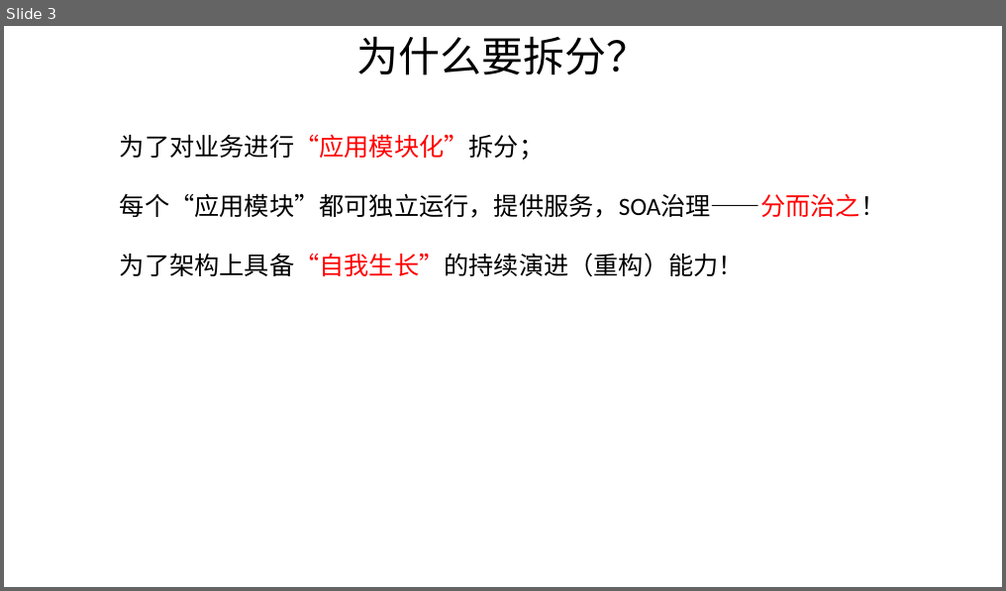
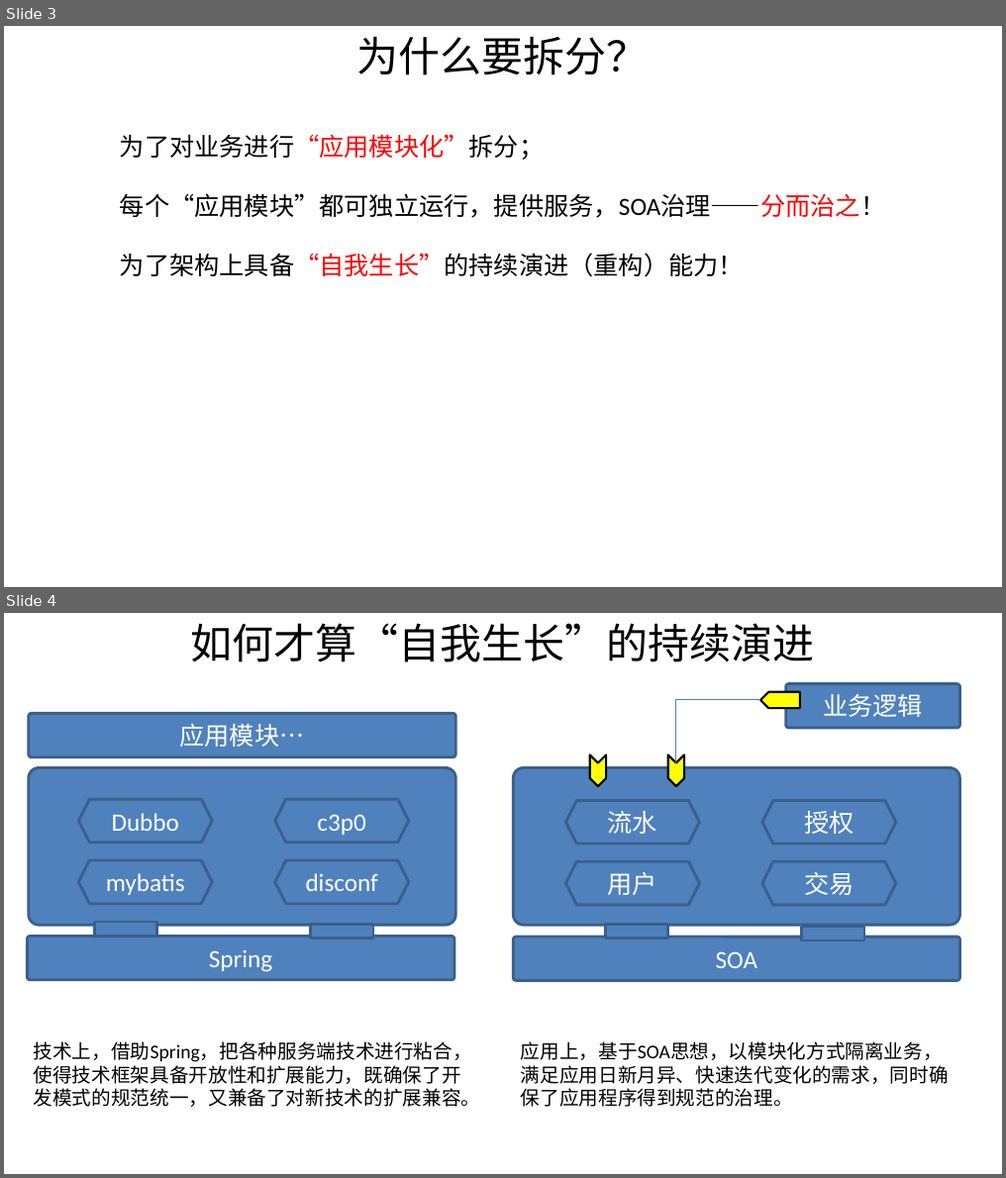
Before and after one commit to shiyunlai/tistools, a slide deck: TIStools.pptx. Shown one above the other, each under a label of ours: slide 3 before the commit, slides 3 and 4 after it. The pictures are 1006x591 and 1006x1178 pixels, drawn with LibreOffice and Linux fonts; fonts in the diff are those of the drawing. Boxes give left, top, right and bottom in pixels: in the first picture for what was removed or moved away, otherwise in the second. Text is boxed around its words. In the diff, an @@ line names an element or a change of style, - is before the commit and + after.

```diff
--- a/TIStools.pptx
+++ b/TIStools.pptx
@@ slide 4 added at (4,613,1002,1174), background #FFFFFF @@
@@ text added at (191,623,815,663), 30 pt, text #000000 @@
+如何才算“自我生长”的持续演进
@@ elbow line added from (760, 700) to (676, 762), #4B7EBC 0.75 pt @@
@@ pentagon arrow added at (760,692,799,708), fill #FFFF00, outline #000000 1.5 pt @@
@@ rounded rectangle added at (785,684,959,728), fill #4F81BD, outline #3A5F8C 2 pt, 18 pt, text #FFFFFF @@
+业务逻辑
@@ rounded rectangle added at (29,714,456,758), fill #4F81BD, outline #3A5F8C 2 pt, 18 pt, text #FFFFFF @@
+应用模块…
@@ chevron added at (589,756,605,786), fill #FFFF00, outline #000000 1.5 pt @@
@@ chevron added at (668,756,684,786), fill #FFFF00, outline #000000 1.5 pt @@
@@ rounded rectangle added at (29,767,456,924), fill #4F81BD, outline #3A5F8C 2 pt @@
@@ rounded rectangle added at (513,767,960,924), fill #4F81BD, outline #3A5F8C 2 pt @@
@@ hexagon added at (79,799,213,843), fill #4F81BD, outline #3A5F8C 2 pt, 18 pt, text #FFFFFF @@
+Dubbo
@@ hexagon added at (275,799,409,843), fill #4F81BD, outline #3A5F8C 2 pt, 18 pt, text #FFFFFF @@
+c3p0
@@ hexagon added at (566,801,700,844), fill #4F81BD, outline #3A5F8C 2 pt, 18 pt, text #FFFFFF @@
+流水
@@ hexagon added at (762,801,896,844), fill #4F81BD, outline #3A5F8C 2 pt, 18 pt, text #FFFFFF @@
+授权
@@ hexagon added at (79,861,213,903), fill #4F81BD, outline #3A5F8C 2 pt, 18 pt, text #FFFFFF @@
+mybatis
@@ hexagon added at (275,861,409,903), fill #4F81BD, outline #3A5F8C 2 pt, 18 pt, text #FFFFFF @@
+disconf
@@ hexagon added at (566,861,700,904), fill #4F81BD, outline #3A5F8C 2 pt, 18 pt, text #FFFFFF @@
+用户
@@ hexagon added at (762,861,896,904), fill #4F81BD, outline #3A5F8C 2 pt, 18 pt, text #FFFFFF @@
+交易
@@ rounded rectangle added at (27,937,454,980), fill #4F81BD, outline #3A5F8C 2 pt, 18 pt, text #FFFFFF @@
+Spring
@@ rectangle added at (95,921,157,936), fill #4F81BD, outline #3A5F8C 2 pt @@
@@ rectangle added at (310,924,373,939), fill #4F81BD, outline #3A5F8C 2 pt @@
@@ rounded rectangle added at (513,938,960,981), fill #4F81BD, outline #3A5F8C 2 pt, 18 pt, text #FFFFFF @@
+SOA
@@ rectangle added at (605,924,667,939), fill #4F81BD, outline #3A5F8C 2 pt @@
@@ rectangle added at (801,928,864,942), fill #4F81BD, outline #3A5F8C 2 pt @@
@@ text added at (34,1042,481,1107), 14 pt, text #000000 @@
+技术上，借助Spring，把各种服务端技术进行粘合，使得技术框架具备开放性和扩展能力，既确保了开发模式的规范统一，又兼备了对新技术的扩展兼容。
@@ text added at (521,1042,948,1107), 14 pt, text #000000 @@
+应用上，基于SOA思想，以模块化方式隔离业务，满足应用日新月异、快速迭代变化的需求，同时确保了应用程序得到规范的治理。
```
Also in this commit, not shown: 3 slides changed, 16 other files.
